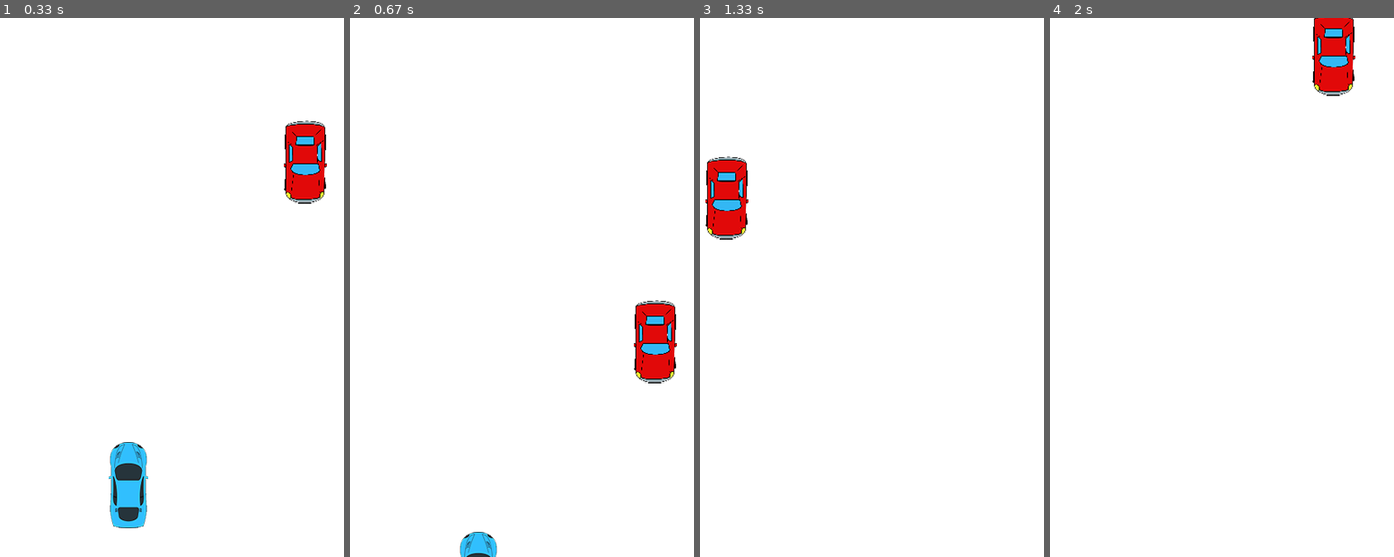
Above: before the commit, frames 1-4 (left to right).
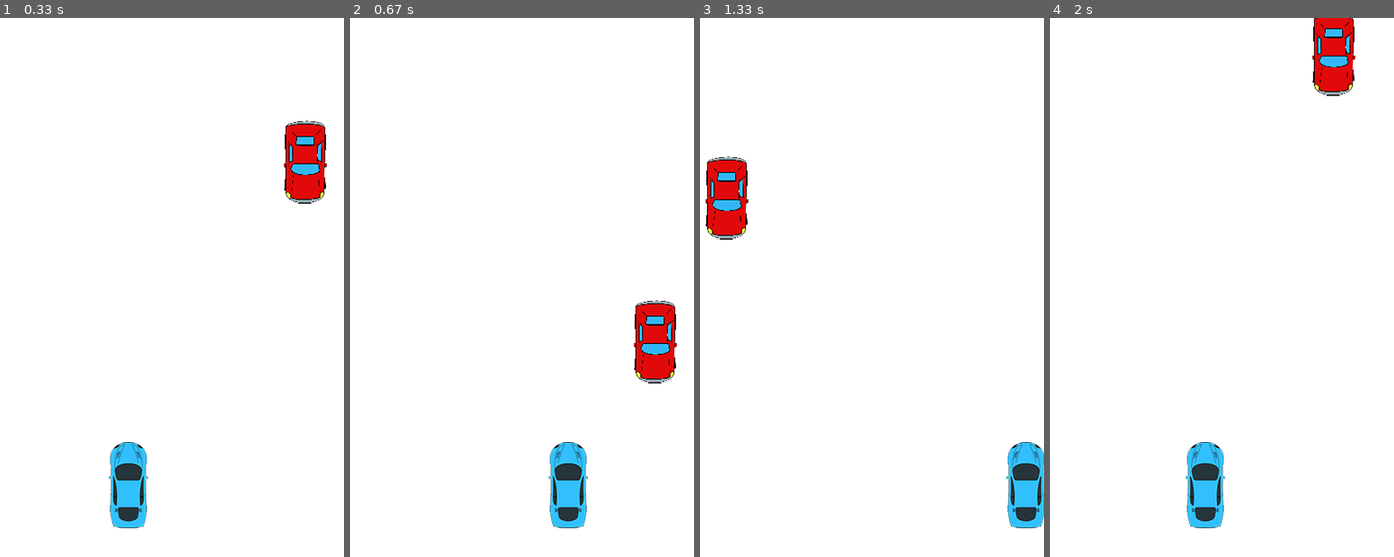
Above: after the commit, the same moments.

Repository: ihouwat/pygame-learning
Game: pygame game, started from 003_car-game/main.py
The game is run twice, just before and just after one commit, with the same random seed, the same clock (stepped at 60 frames per second) and the same inputs.
Inputs:
- Up to frame 1 (0.33 s): no input
- Up to frame 2 (0.67 s): hold Right from 0.33 s (still down)
- Up to frame 3 (1.33 s): release Right at 0.8 s; hold Right 0.83-1.3 s
- Up to frame 4 (2 s): hold Left 1.33-1.87 s; hold Left from 1.9 s (still down)

Frame 1 is identical in both runs. In frame 2, 2.1% of the frame differs, in the area x 31-70%, y 78-100%; in frame 3, 1.6%; in frame 4, 1.6%.

Commit message:
add some comments and fix bug with player right keypress

Diff:
--- a/003_car-game/game_objects/Enemy.py
+++ b/003_car-game/game_objects/Enemy.py
@@ -15,6 +15,7 @@
 		self.rect.move_ip(0, 10)
 		if (self.rect.bottom > SCREEN_HEIGHT):
 			self.rect.top = 0
+			# randomize the starting position of the enemy
 			self.rect.center = (random.randint(30, 370), 0)
 
 	def draw(self, surface):
--- a/003_car-game/game_objects/Player.py
+++ b/003_car-game/game_objects/Player.py
@@ -7,23 +7,29 @@
 class Player (pg.sprite.Sprite):
 	def __init__(self):
 		super().__init__()
+		# load the image
 		self.image = pg.image.load(os.path.join(os.path.dirname(pathlib.Path(__file__).parent.absolute()), 'assets', 'images', 'player.png'))
+		# automatically create a rectangle from the image
 		self.rect = self.image.get_rect()
+		# define a starting position for the rectangle (this helps us align the Rect with the image)
 		self.rect.center = (160, 520)
 
 	def update(self):
 		pressed_keys = pg.key.get_pressed()
+	# this game does not require up or down movements, but this is included for completeness
 	# if pressed_keys[K_UP]:
 	# 	self.rect.move_ip(0, -5)
 	# if pressed_keys[K_DOWN]:
 	# 	self.rect.move_ip(0, 5)
 
+		# ensure the player does not move off-screen
 		if self.rect.left > 0:
 			if pressed_keys[K_LEFT]:
 				self.rect.move_ip(-5, 0)
 		if self.rect.right < SCREEN_WIDTH:
 			if pressed_keys[K_RIGHT]:
-				self.rect.move_ip(0, 5)
+				self.rect.move_ip(5, 0)
 
 	def draw(self, surface):
+		# blit takes two inputs, first the surface to be drawn, and then the object with which we want to draw
 		surface.blit(self.image, self.rect)
